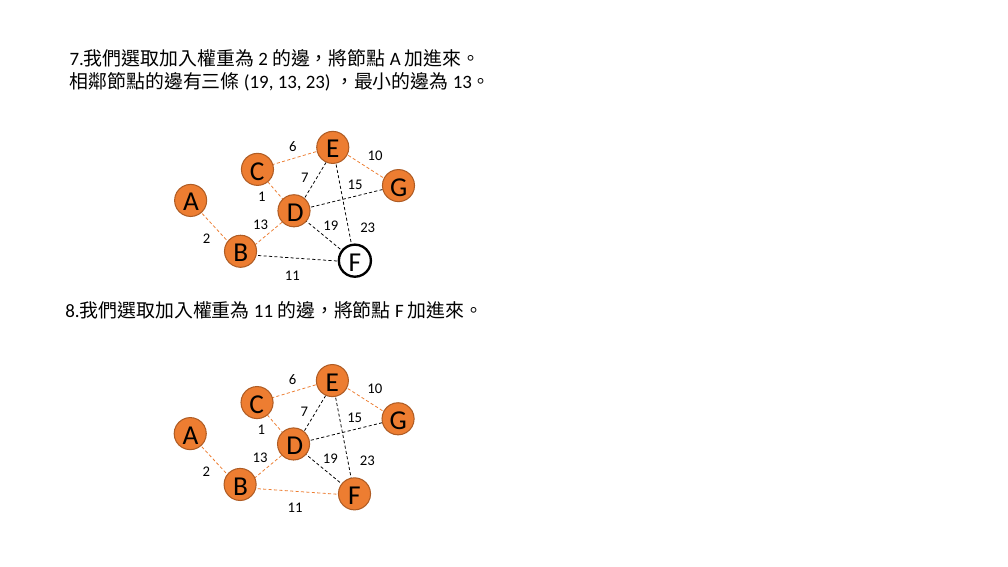
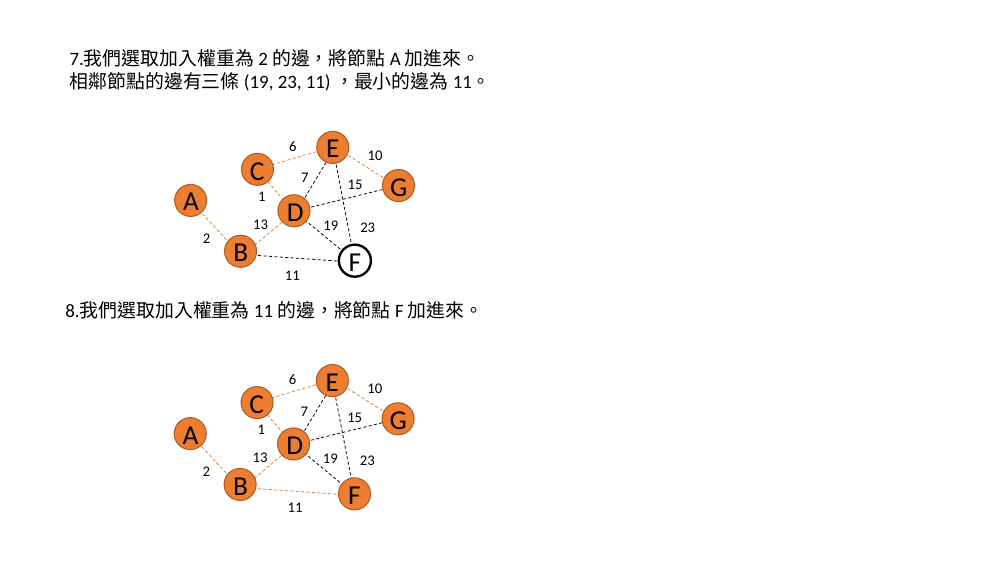
Before and after one commit to s9407789/algorithm, a slide deck: slide 8 of 0106.pptx. Drawn at 1008x567 pixels with LibreOffice and Linux fonts; fonts in the diff are those of the drawing. Boxes give left, top, right and bottom in pixels: in the first picture for what was removed or moved away, otherwise in the second. Text is boxed around its words. In the diff, an @@ line names an element or a change of style, - is before the commit and + after.

```diff
--- a/0106.pptx
+++ b/0106.pptx
@@ text at <box>70,72,491,91</box>: text changed @@
-相鄰節點的邊有三條 (19, 13, 23) ，最小的邊為 13。
+相鄰節點的邊有三條 (19, 23, 11) ，最小的邊為 11。
```
